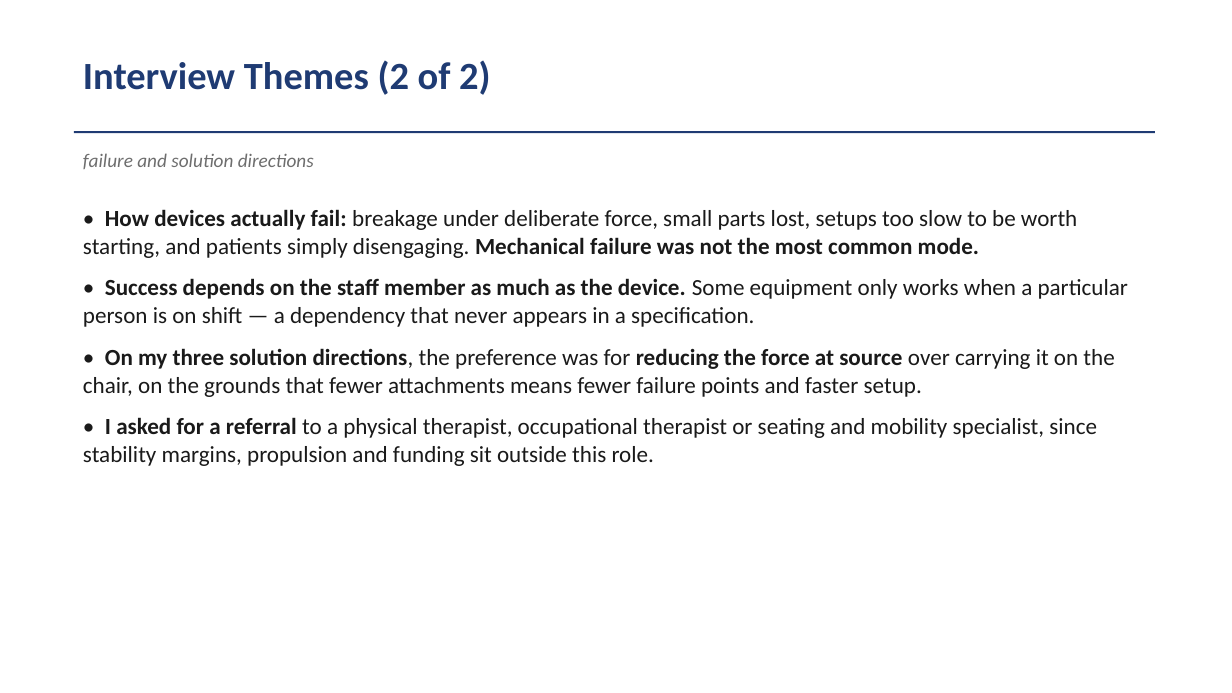
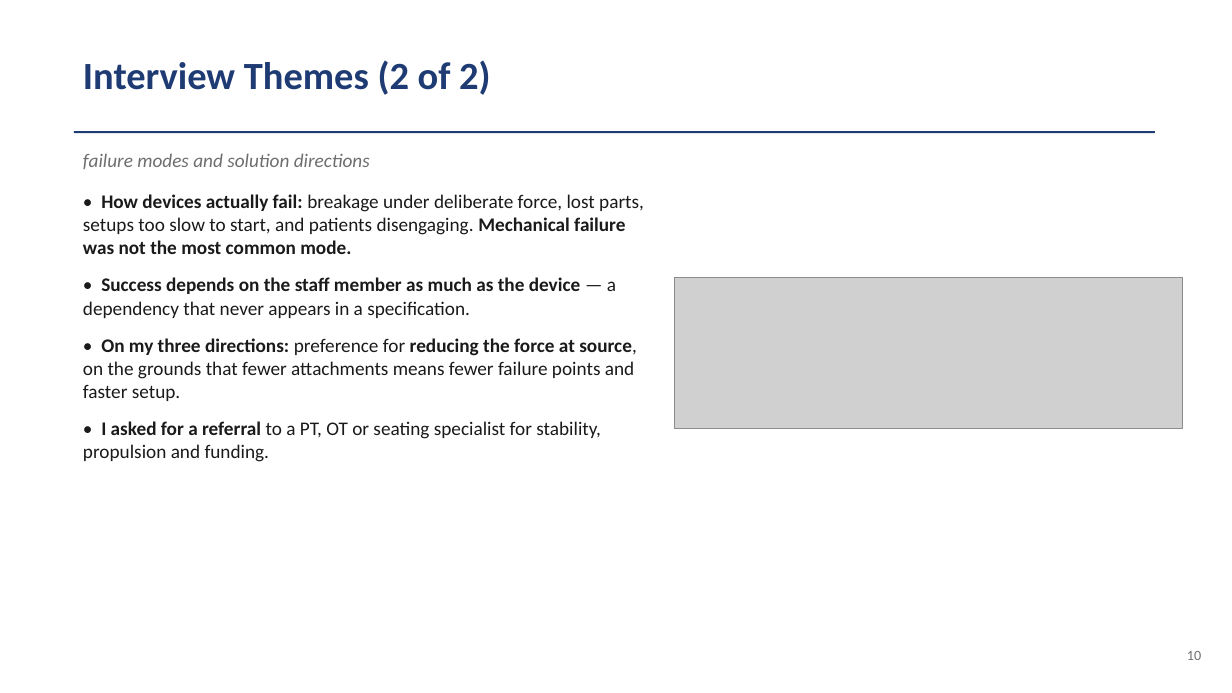
Before and after one commit to VanceVan/cccoding, a slide deck: slide 10 of module-10/Module_10_Rehab_Center_Experience.pptx. Drawn at 1232x693 pixels with LibreOffice and Linux fonts; fonts in the diff are those of the drawing; grey boxes stand for pictures. Boxes give left, top, right and bottom in pixels: in the first picture for what was removed or moved away, otherwise in the second. Text is boxed around its words. In the diff, an @@ line names an element or a change of style, - is before the commit and + after.

```diff
--- a/module-10/Module_10_Rehab_Center_Experience.pptx
+++ b/module-10/Module_10_Rehab_Center_Experience.pptx
@@ text at (83,153,370,169): text changed @@
-failure and solution directions
+failure modes and solution directions
@@ text at (83,194,644,462): text changed; size 18 to 15 pt @@
-• How devices actually fail: breakage under deliberate force, small parts lost, setups too slow to be worth starting, and patients simply disengaging. Mechanical failure was not the most common mode.
-• Success depends on the staff member as much as the device. Some equipment only works when a particular person is on shift — a dependency that never appears in a specification.
-• On my three solution directions, the preference was for reducing the force at source over carrying it on the chair, on the grounds that fewer attachments means fewer failure points and faster setup.
-• I asked for a referral to a physical therapist, occupational therapist or seating and mobility specialist, since stability margins, propulsion and funding sit outside this role.
+• How devices actually fail: breakage under deliberate force, lost parts, setups too slow to start, and patients disengaging. Mechanical failure was not the most common mode.
+• Success depends on the staff member as much as the device — a dependency that never appears in a specification.
+• On my three directions: preference for reducing the force at source, on the grounds that fewer attachments means fewer failure points and faster setup.
+• I asked for a referral to a PT, OT or seating specialist for stability, propulsion and funding.
@@ picture added at (675,277,1183,429) @@
@@ text added at (1187,651,1201,660), 11 pt, text #6E6E6E @@
+10
```
Also in this commit, not shown: 11 other slides changed, 10 other files.
